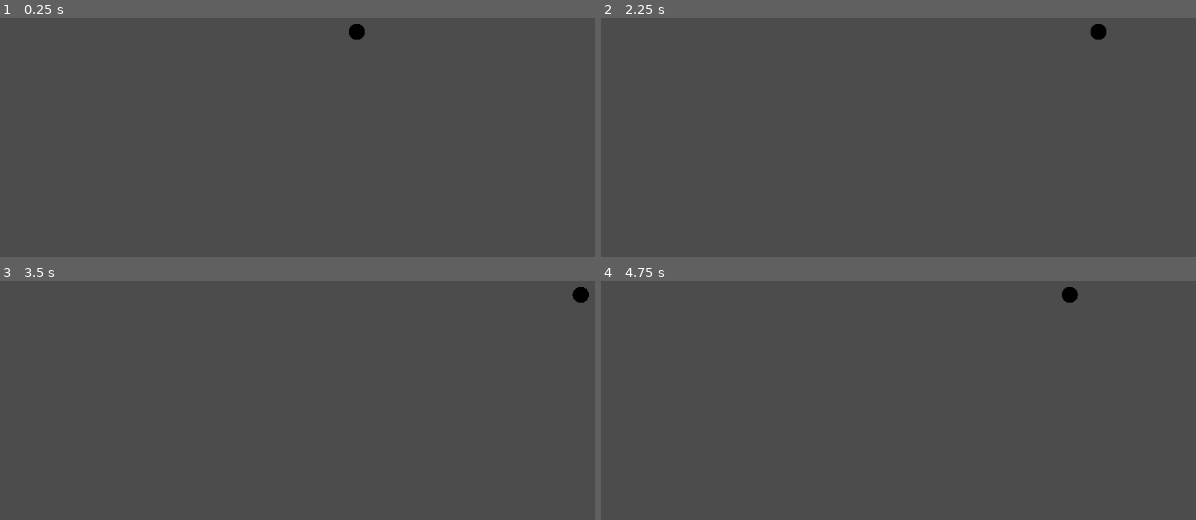
Above: before the commit, frames 1-4 (two rows, left to right).
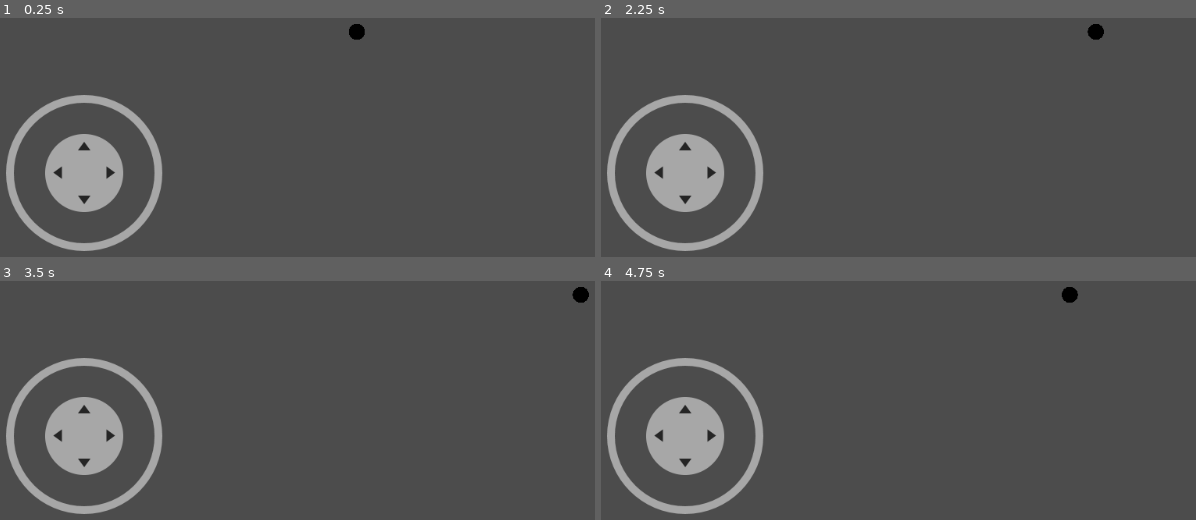
Above: after the commit, the same moments.

Repository: zDonik1/ProjectD
Game: Godot game, scene res://Main.tscn
Two runs of this game, one before a commit and one after it. Both use one fixed random seed, a clock stepped at 60 frames per second and the inputs below.
Inputs (mouse positions are in pixels of both pictures, inside the frame that each line leads up to):
- Up to frame 1 (0.25 s): no input
- Up to frame 2 (2.25 s): tap Enter at 0.5 s; move the mouse to (1142, 32) at 0.52 s; hold Right (move_right) 0.53-1.25 s; click (1142, 32) at 0.67 s; drag from (809, 80) to (928, 149) at 1.27 s; tap Space at 2 s; move the mouse to (outside the picture) at 2.02 s; hold Right (move_right) from 2.03 s (still down); click (outside the picture) at 2.17 s
- Up to frame 3 (3.5 s): release Right (move_right) at 2.75 s; drag from (327, 412) to (outside the picture) at 2.77 s
- Up to frame 4 (4.75 s): tap Enter at 3.5 s; move the mouse to (outside the picture) at 3.52 s; hold Left (move_left) 3.53-4.25 s; click (outside the picture) at 3.67 s; drag from (outside the picture) to (outside the picture) at 4.27 s

The runs differ from the first frame. In frame 1, 6.1% of the frame differs, in the area x 1-28%, y 32-98%; in frame 2, 6.1%, in the area x 1-85%, y 2-98%; in frame 3, 6.1%; in frame 4, 6.1%.

Commit message:
feat: added movement using virtual joystick

Diff:
--- a/Main.tscn
+++ b/Main.tscn
@@ -1,6 +1,7 @@
-[gd_scene load_steps=3 format=2]
+[gd_scene load_steps=4 format=2]
 
 [ext_resource path="res://scenes/Player.tscn" type="PackedScene" id=1]
+[ext_resource path="res://3rd/joystick/virtual_joystick.tscn" type="PackedScene" id=2]
 [ext_resource path="res://scenes/PlayerController.tscn" type="PackedScene" id=3]
 
 [node name="Main" type="Node"]
@@ -9,3 +10,5 @@
 position = Vector2( 499, 269 )
 
 [node name="PlayerController" parent="." instance=ExtResource( 3 )]
+
+[node name="Virtual joystick" parent="." instance=ExtResource( 2 )]
--- /dev/null
+++ b/player.gd
@@ -0,0 +1,24 @@
+extends Sprite
+
+export (NodePath) var joystickLeftPath
+onready var joystickLeft : VirtualJoystick = get_node(joystickLeftPath)
+
+export var speed : float = 100
+
+export (NodePath) var joystickRightPath
+onready var joystickRight : VirtualJoystick = get_node(joystickRightPath)
+
+func _process(delta: float) -> void:
+#	# Movement using the joystick output:
+#	if joystickLeft and joystickLeft.is_pressed():
+#		position += joystickLeft.get_output() * speed * delta
+
+    # Movement using Input functions:
+    var move := Vector2.ZERO
+    move.x = Input.get_axis("ui_left", "ui_right")
+    move.y = Input.get_axis("ui_up", "ui_down")
+    position += move * speed * delta
+
+    # Rotation:
+    if joystickRight and joystickRight.is_pressed():
+        rotation = joystickRight.get_output().angle()
--- a/project.godot
+++ b/project.godot
@@ -7,6 +7,16 @@
 ;   param=value ; assign values to parameters
 
 config_version=4
+
+_global_script_classes=[ {
+"base": "Control",
+"class": "VirtualJoystick",
+"language": "GDScript",
+"path": "res://3rd/joystick/virtual_joystick.gd"
+} ]
+_global_script_class_icons={
+"VirtualJoystick": ""
+}
 
 [application]
 
@@ -65,6 +75,10 @@
  ]
 }
 
+[input_devices]
+
+pointing/emulate_touch_from_mouse=true
+
 [physics]
 
 common/enable_pause_aware_picking=true
--- a/scenes/Player.tscn
+++ b/scenes/Player.tscn
@@ -1,7 +1,7 @@
 [gd_scene load_steps=4 format=2]
 
 [ext_resource path="res://assets/circle_placeholder.png" type="Texture" id=1]
-[ext_resource path="res://scripts/RigidBody2D.gd" type="Script" id=2]
+[ext_resource path="res://scripts/Player.gd" type="Script" id=2]
 
 [sub_resource type="CircleShape2D" id=1]
 
--- a/scenes/PlayerController.tscn
+++ b/scenes/PlayerController.tscn
@@ -1,6 +1,6 @@
 [gd_scene load_steps=2 format=2]
 
-[ext_resource path="res://scripts/Controller.gd" type="Script" id=1]
+[ext_resource path="res://scripts/PlayerController.gd" type="Script" id=1]
 
 [node name="PlayerController" type="Node"]
 script = ExtResource( 1 )
--- a/scripts/Controller.gd
+++ /dev/null
@@ -1,8 +0,0 @@
-extends Node
-
-func _ready():
-    pass
-
-func _on_MovementJoystick_controlling():
-    var direction = get_node("/root/Main/MovementJoystick").velocity
-    print(direction)
--- /dev/null
+++ b/scripts/Player.gd
@@ -0,0 +1,12 @@
+extends RigidBody2D
+
+export(int) var max_speed = 200
+
+func _ready():
+    pass
+
+func _process(delta):
+    pass
+
+func set_move_input(move_input):
+    linear_velocity = move_input * max_speed
--- /dev/null
+++ b/scripts/PlayerController.gd
@@ -0,0 +1,16 @@
+extends Node
+
+onready var possessed = get_node("/root/Main/Player")
+
+func _ready():
+    pass
+
+func  _process(delta):
+    possessed.set_move_input(calc_move_input())
+
+func _input(event):
+    pass
+
+func calc_move_input():
+    return Vector2(Input.get_axis("ui_left", "ui_right"),
+                   Input.get_axis("ui_up", "ui_down"))
--- a/scripts/RigidBody2D.gd
+++ /dev/null
@@ -1,25 +0,0 @@
-extends RigidBody2D
-
-export(int) var max_speed = 200
-
-func _ready():
-    apply_central_impulse(Vector2.RIGHT*10)
-
-func _process(delta):
-    pass
-
-func _physics_process(delta):
-    linear_velocity = get_move_direction() * max_speed
-
-
-func get_move_direction():
-    var move_direction = Vector2.ZERO
-    if Input.is_action_pressed("move_right"):
-        move_direction.x += 1
-    if Input.is_action_pressed("move_left"):
-        move_direction.x += -1
-    if Input.is_action_pressed("move_up"):
-        move_direction.y += -1
-    if Input.is_action_pressed("move_down"):
-        move_direction.y += 1
-    return move_direction.normalized()
